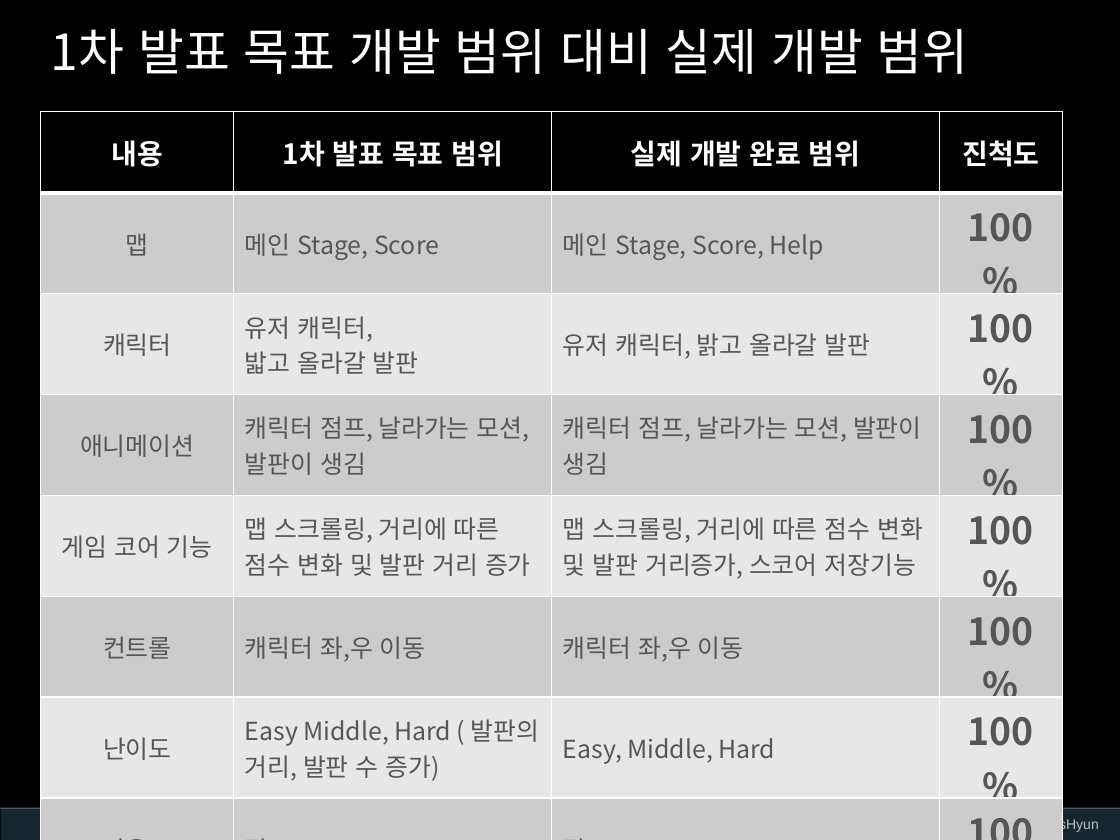
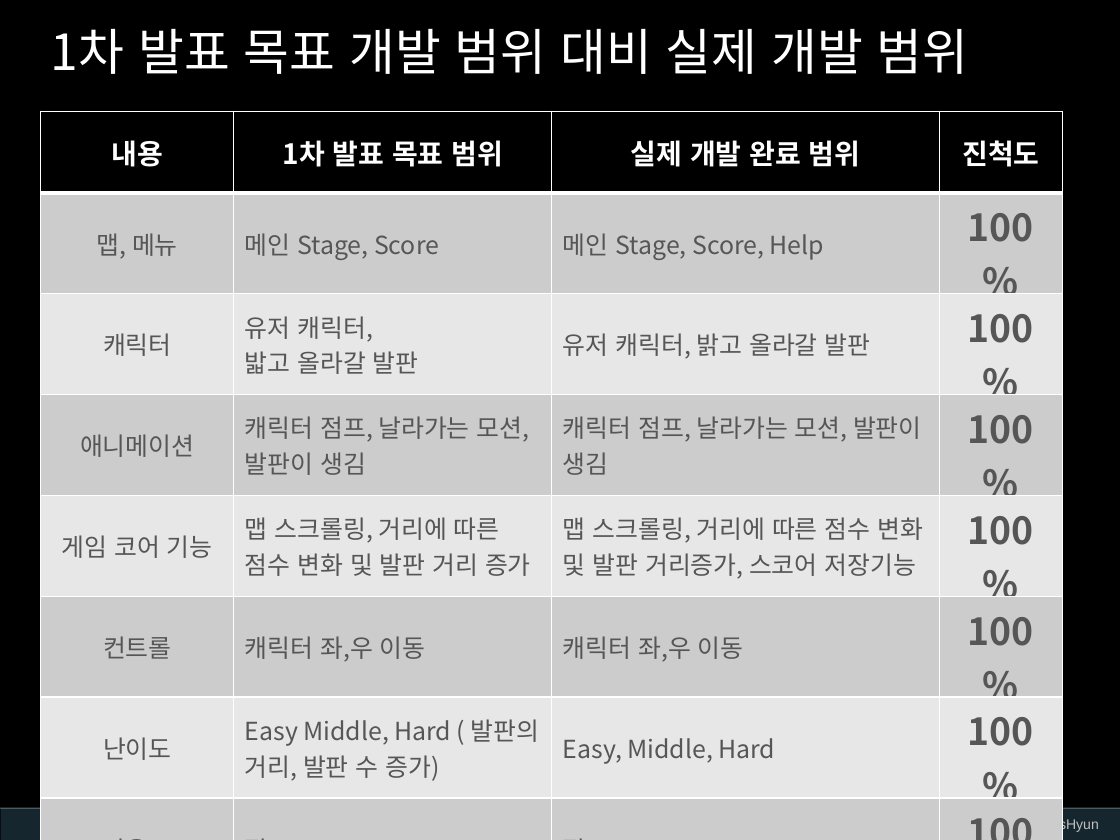
Before and after one commit to WindowsHyun/2DGraphics, a slide deck: slide 2 of Document/ProjectPPT/KwonChangHyun_마지막발표.pptx. Drawn at 1120x840 pixels with LibreOffice and Linux fonts; fonts in the diff are those of the drawing; background and template pictures are left out. Boxes give left, top, right and bottom in pixels: in the first picture for what was removed or moved away, otherwise in the second. Text is boxed around its words. In the diff, an @@ line names an element or a change of style, - is before the commit and + after.

```diff
--- a/Document/ProjectPPT/KwonChangHyun_마지막발표.pptx
+++ b/Document/ProjectPPT/KwonChangHyun_마지막발표.pptx
@@ table at [40, 111, 1062, 785] @@
-row 2, column 1: 맵
+row 2, column 1: 맵, 메뉴
```
Also in this commit, not shown: 15 other files.
